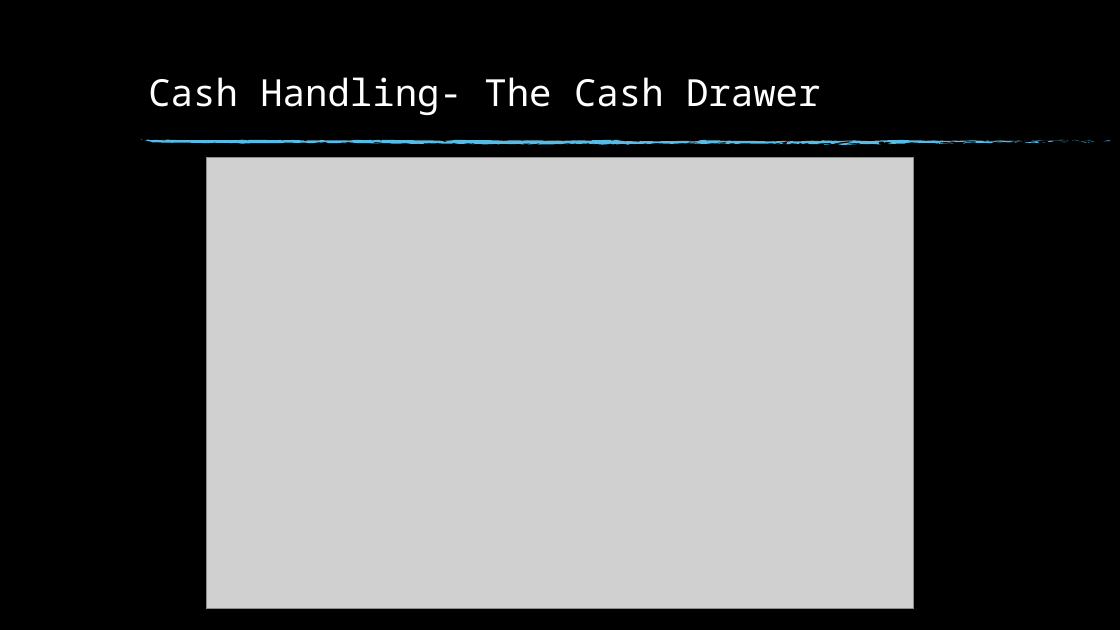
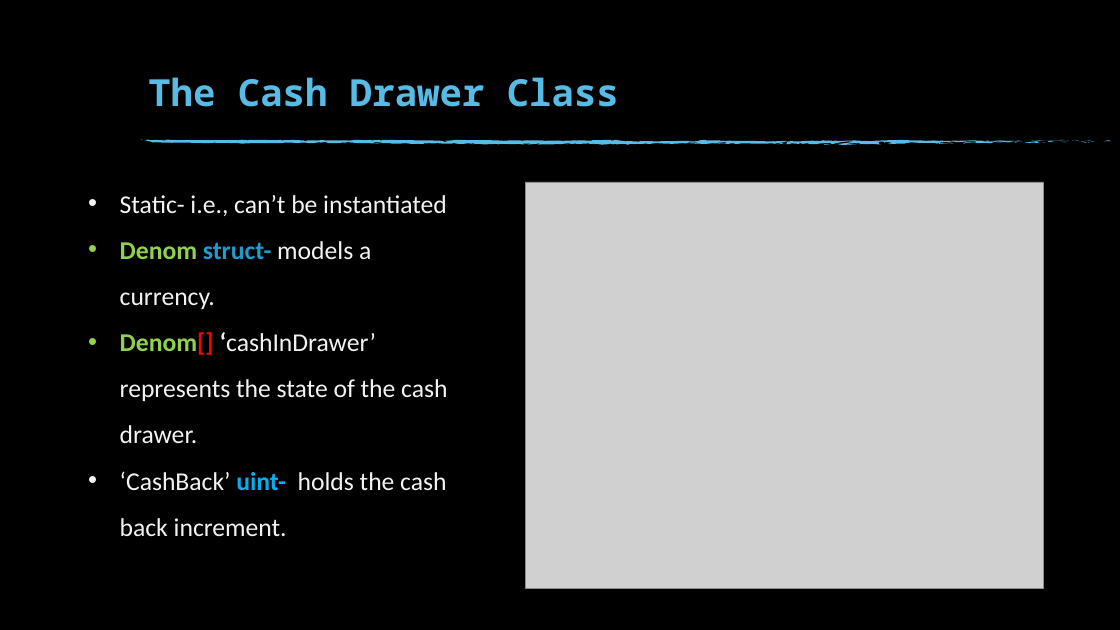
Before and after one commit to nathandangelo1/EvaluationPresentation-Kiosk, a slide deck: slide 14 of EvalPresentation_DAngelo.pptx (slide 10 before the commit). Drawn at 1120x630 pixels with LibreOffice and Linux fonts; fonts in the diff are those of the drawing; grey boxes stand for pictures; background and template pictures are left out. Boxes give left, top, right and bottom in pixels: in the first picture for what was removed or moved away, otherwise in the second. Text is boxed around its words. In the diff, an @@ line names an element or a change of style, - is before the commit and + after.

```diff
--- a/EvalPresentation_DAngelo.pptx
+++ b/EvalPresentation_DAngelo.pptx
@@ title at [148, 77, 619, 107]: text changed; text colour #FFFFFF to #57BCE5; bold on @@
-Cash Handling- The Cash Drawer
+The Cash Drawer Class
@@ picture removed at [206, 157, 913, 608] @@
@@ text added at [120, 195, 447, 536], 22 pt, text #F2F2F2 @@
+• Static- i.e., can’t be instantiated
+• Denom struct- models a currency.
+• Denom[] ‘cashInDrawer’ represents the state of the cash drawer.
+• ‘CashBack’ uint- holds the cash back increment.
@@ picture added at [525, 182, 1044, 588] @@
```
Also in this commit, not shown: 16 other slides changed, 11 slides added, 4 slides removed.
